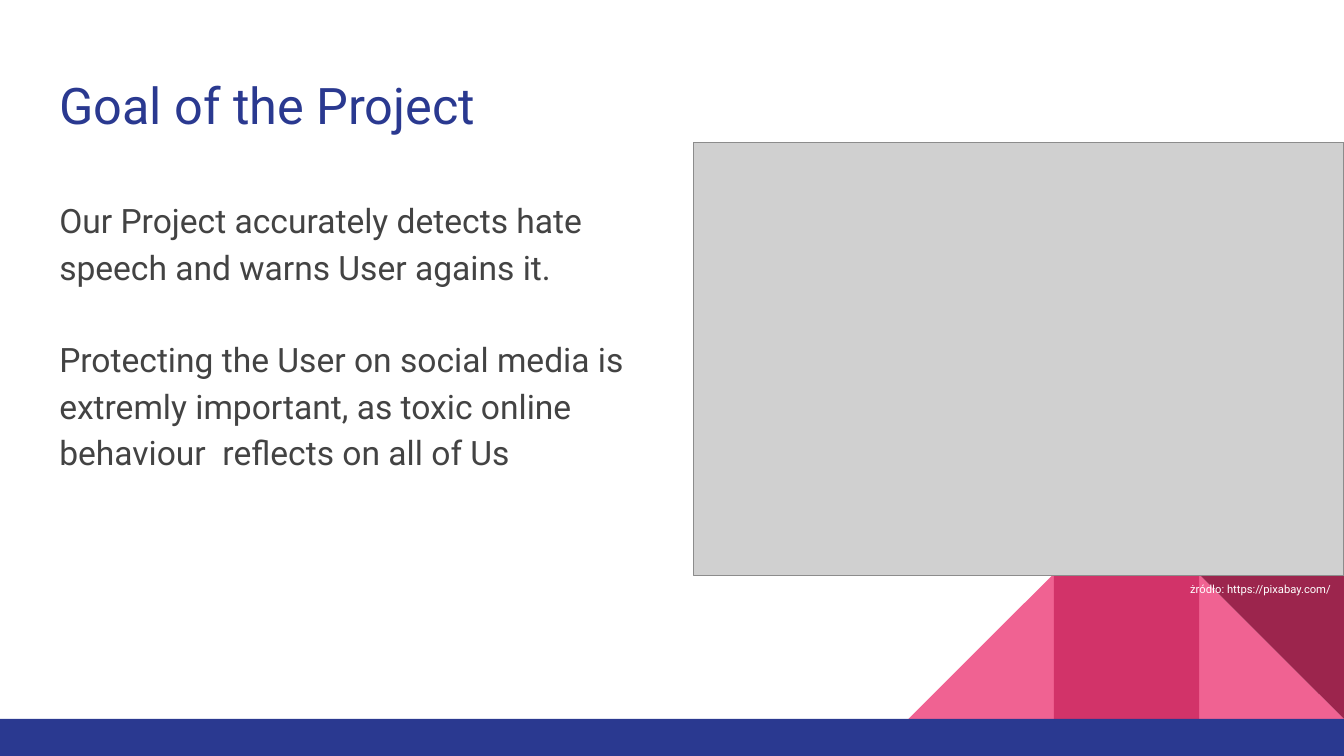
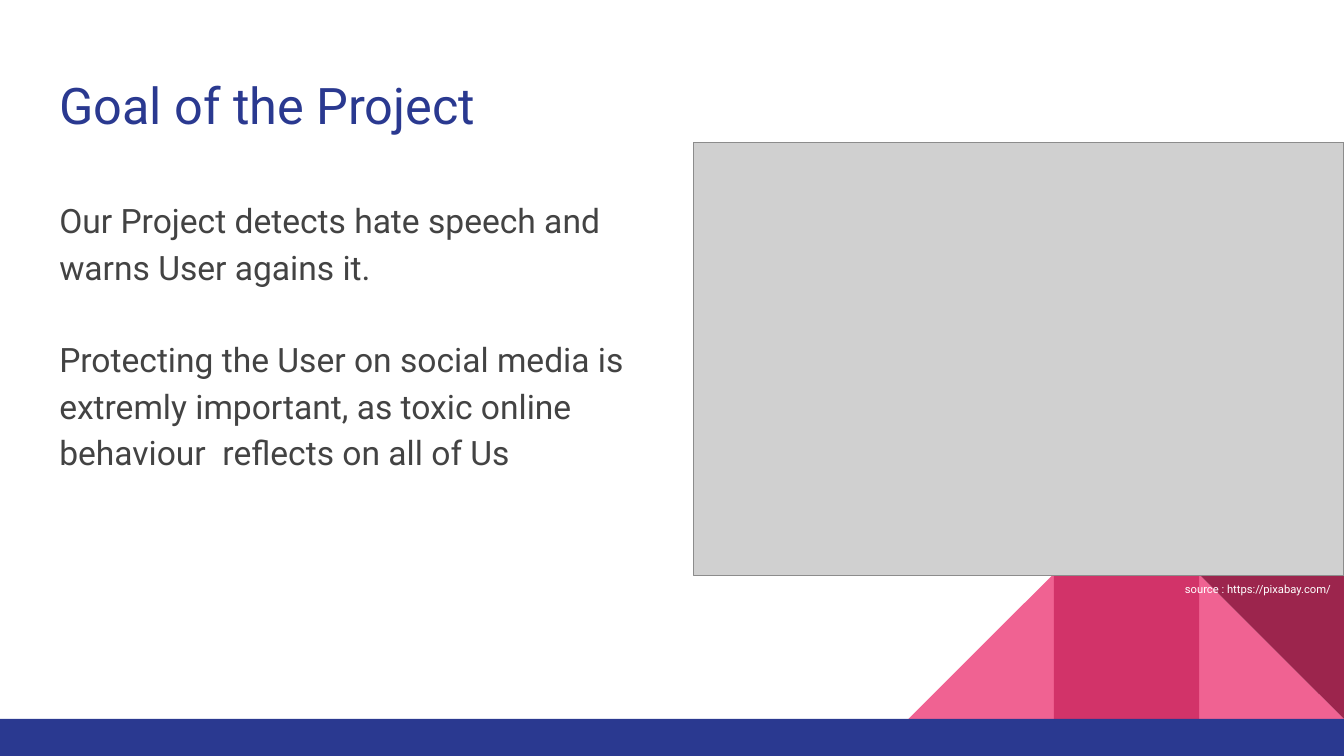
Before and after one commit to Jakub-S-K/beHappy-Ai4Youth, a slide deck: slide 4 of beHappy in English.pptx. Drawn at 1344x756 pixels with LibreOffice and Linux fonts; fonts in the diff are those of the drawing; grey boxes stand for pictures. Boxes give left, top, right and bottom in pixels: in the first picture for what was removed or moved away, otherwise in the second. Text is boxed around its words. In the diff, an @@ line names an element or a change of style, - is before the commit and + after.

```diff
--- a/beHappy in English.pptx
+++ b/beHappy in English.pptx
@@ text at [59, 208, 600, 287]: text changed @@
-Our Project accurately detects hate speech and warns User agains it.
+Our Project detects hate speech and warns User agains it.
@@ text at [1185, 583, 1331, 597]: text changed @@
-żródło: https://pixabay.com/
+source : https://pixabay.com/
```
Also in this commit, not shown: 6 other slides changed, 1 slide added, 1 slide removed, 1 other file.
